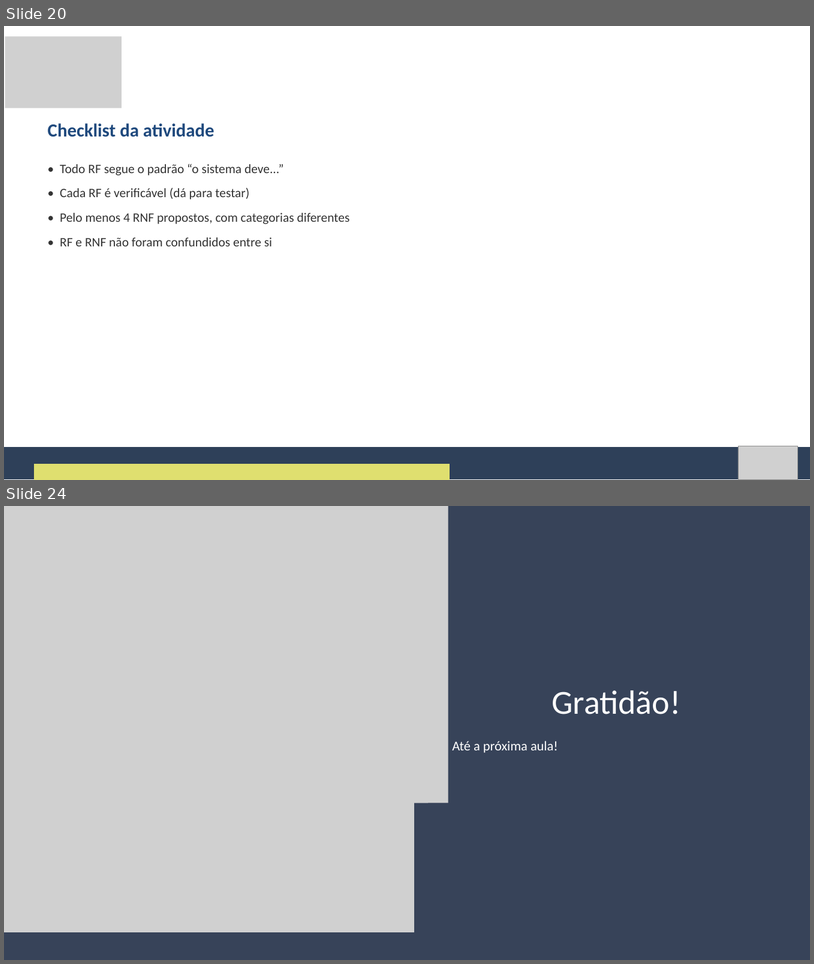
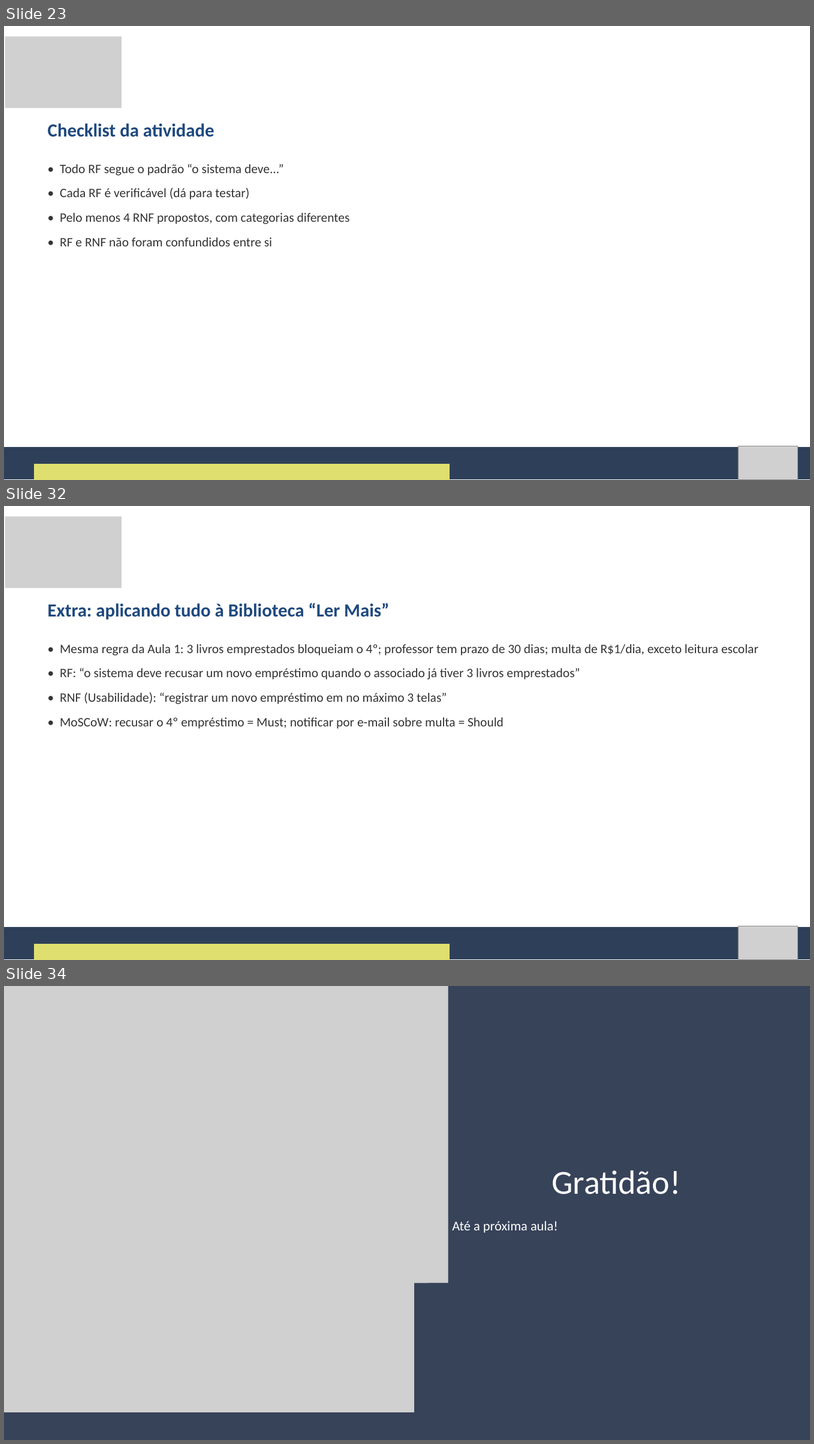
Before and after one commit to Natan20/Curso-Modelagem-De-Sistemas-Material, a slide deck: Aula 02 - 04-09-2026/Aula 2 - Slides.pptx. Shown one above the other, each under a label of ours: slides 20 and 24 before the commit, slides 23, 32 and 34 after it; the slides between them are not shown. The pictures are 814x964 and 814x1444 pixels, drawn with LibreOffice and Linux fonts; fonts in the diff are those of the drawing; grey boxes stand for pictures. Boxes give left, top, right and bottom in pixels: in the first picture for what was removed or moved away, otherwise in the second. Text is boxed around its words. In the diff, an @@ line names an element or a change of style, - is before the commit and + after.

Commit message:
Atualiza Aulas 1-2 com novos conteudos e restringe repo as Aulas 1-2
Aula 1: slides de correcao coletiva ampliada apos a atividade pratica.
Aula 2: novas secoes de ambiguidade/conflitos de requisitos e priorizacao
MoSCoW na apostila e nos slides, com material de reserva.

Remove do rastreamento as Aulas 3-21 (arquivos continuam no disco) para
adicionar aula a aula conforme forem finalizadas. Restaura o README.md.

```diff
--- a/Aula 02 - 04-09-2026/Aula 2 - Slides.pptx
+++ b/Aula 02 - 04-09-2026/Aula 2 - Slides.pptx
@@ slide 32 added at [4, 506, 810, 960], background #FFFFFF @@
@@ picture added at [5, 516, 122, 588] @@
@@ text added at [48, 603, 389, 619], 33 pt, text #1F497D, bold @@
+Extra: aplicando tudo à Biblioteca “Ler Mais”
@@ text added at [60, 644, 759, 729], 23 pt, text #333333 @@
+• Mesma regra da Aula 1: 3 livros emprestados bloqueiam o 4º; professor tem prazo de 30 dias; multa de R$1/dia, exceto leitura escolar
+• RF: “o sistema deve recusar um novo empréstimo quando o associado já tiver 3 livros emprestados”
+• RNF (Usabilidade): “registrar um novo empréstimo em no máximo 3 telas”
+• MoSCoW: recusar o 4º empréstimo = Must; notificar por e-mail sobre multa = Should
@@ freeform shape added at [4, 927, 810, 959], fill #2E4059 @@
@@ picture added at [738, 926, 798, 959] @@
@@ freeform shape added at [34, 943, 450, 960], fill #DFDF6F @@
@@ what was slide 20 is now slide 23 @@
@@ what was slide 24 is now slide 34 @@
```
Also in this commit, not shown: 5 slides changed, 9 other slides added, 59 other files.
